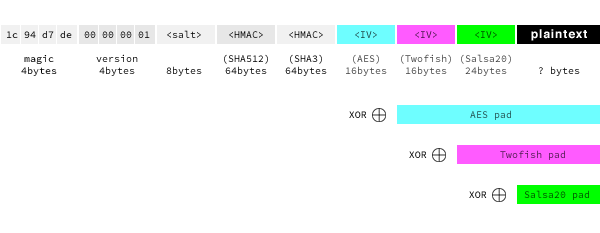
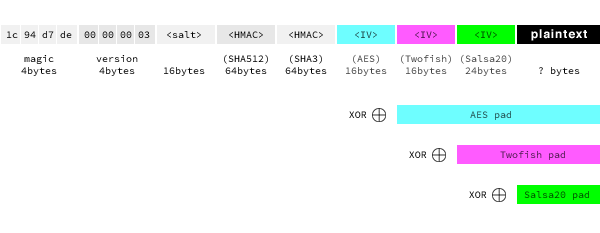
Comparing the layer stacks of the two 600x233 images. Changes:
painted on "Salsa20 pad" over [525, 190, 589, 198]
painted on "Twofish pad" over [500, 150, 565, 158]
painted on "AES pad" over [470, 110, 511, 118]
painted on "plaintext ? bytes" over [540, 66, 580, 75]
painted on "<IV> (Salsa20) 24bytes" over [461, 31, 511, 75]
painted on "<IV> (Twofish) 16bytes" over [401, 31, 451, 75]
painted on "<IV> (AES) 16bytes" over [346, 31, 387, 75]
painted on "<HMAC> (SHA3) 64bytes" over [285, 31, 327, 75]
painted on "<HMAC> (SHA512) 64bytes" over [224, 31, 268, 75]
renamed "<salt> 8bytes" to "<salt> 16bytes", painted on it over [164, 30, 205, 76]
renamed "00 00 00 01 version 4bytes" to "00 00 00 03 version 4bytes", painted on it over [84, 31, 150, 75]
